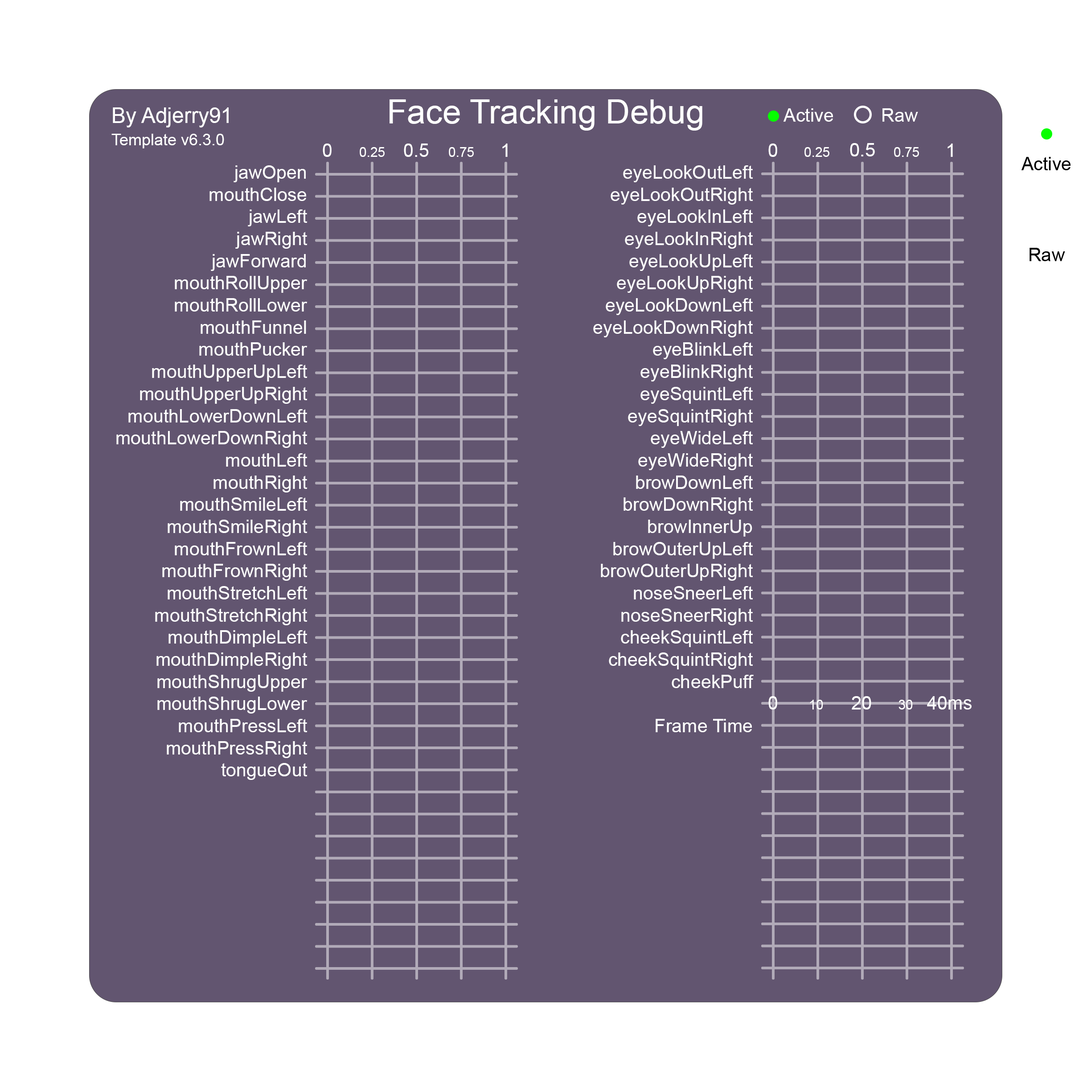
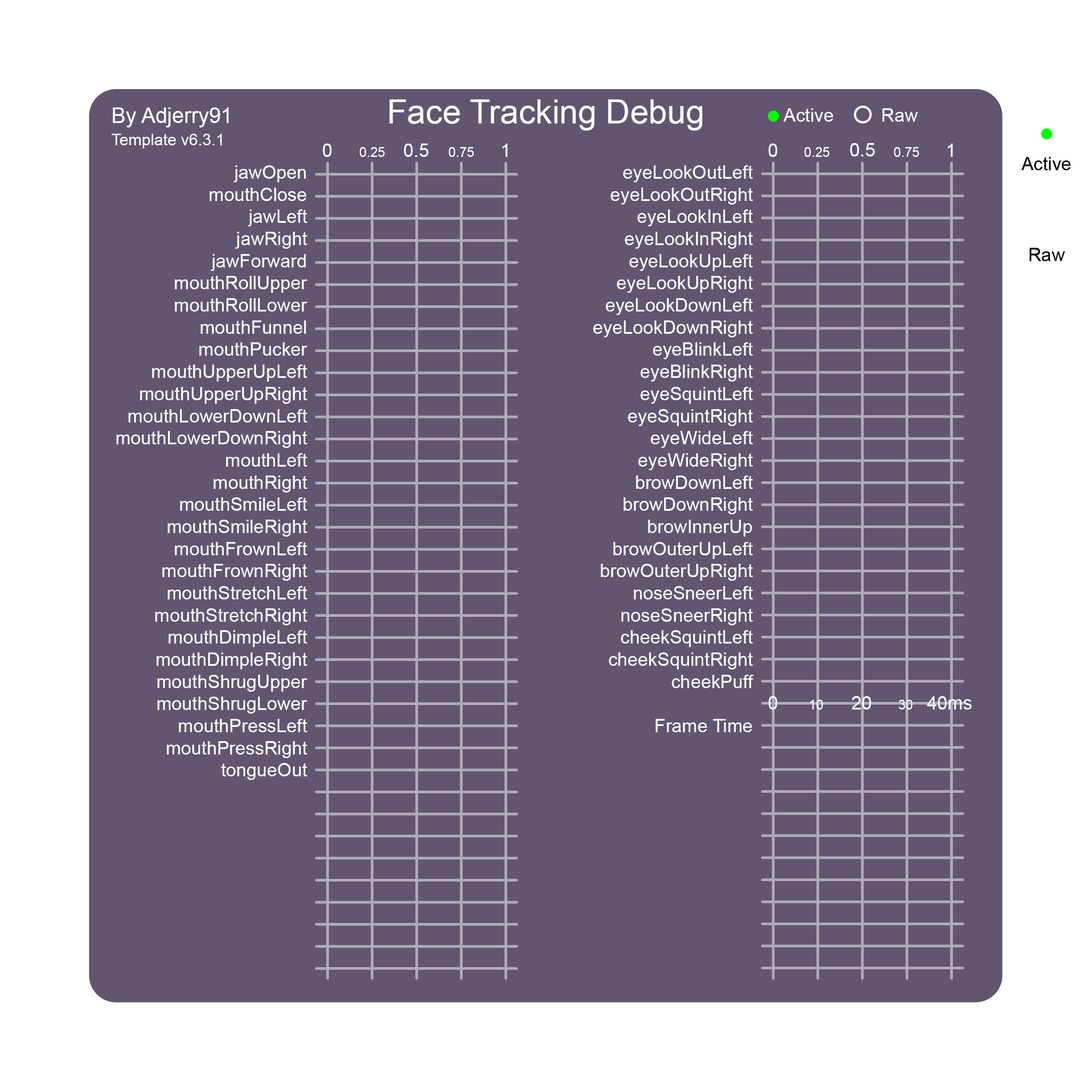
Revision of a layered (1091, 1091) image; what changed, layer by layer:
painted on "Template Version" over [216, 133, 225, 146]
